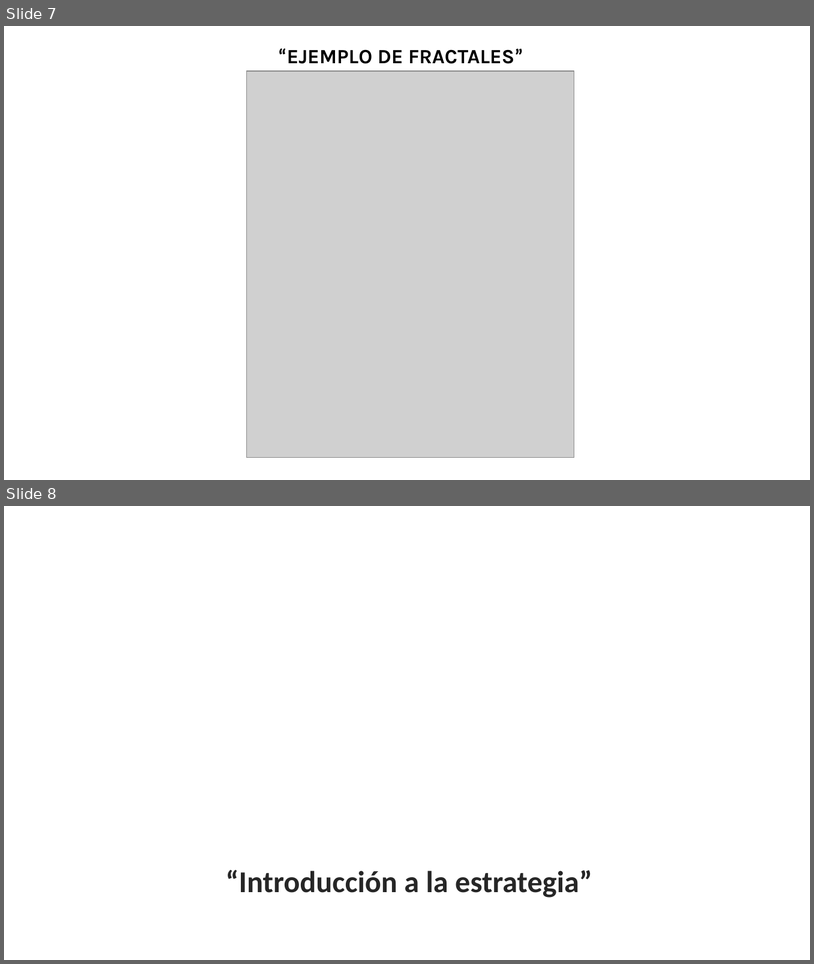
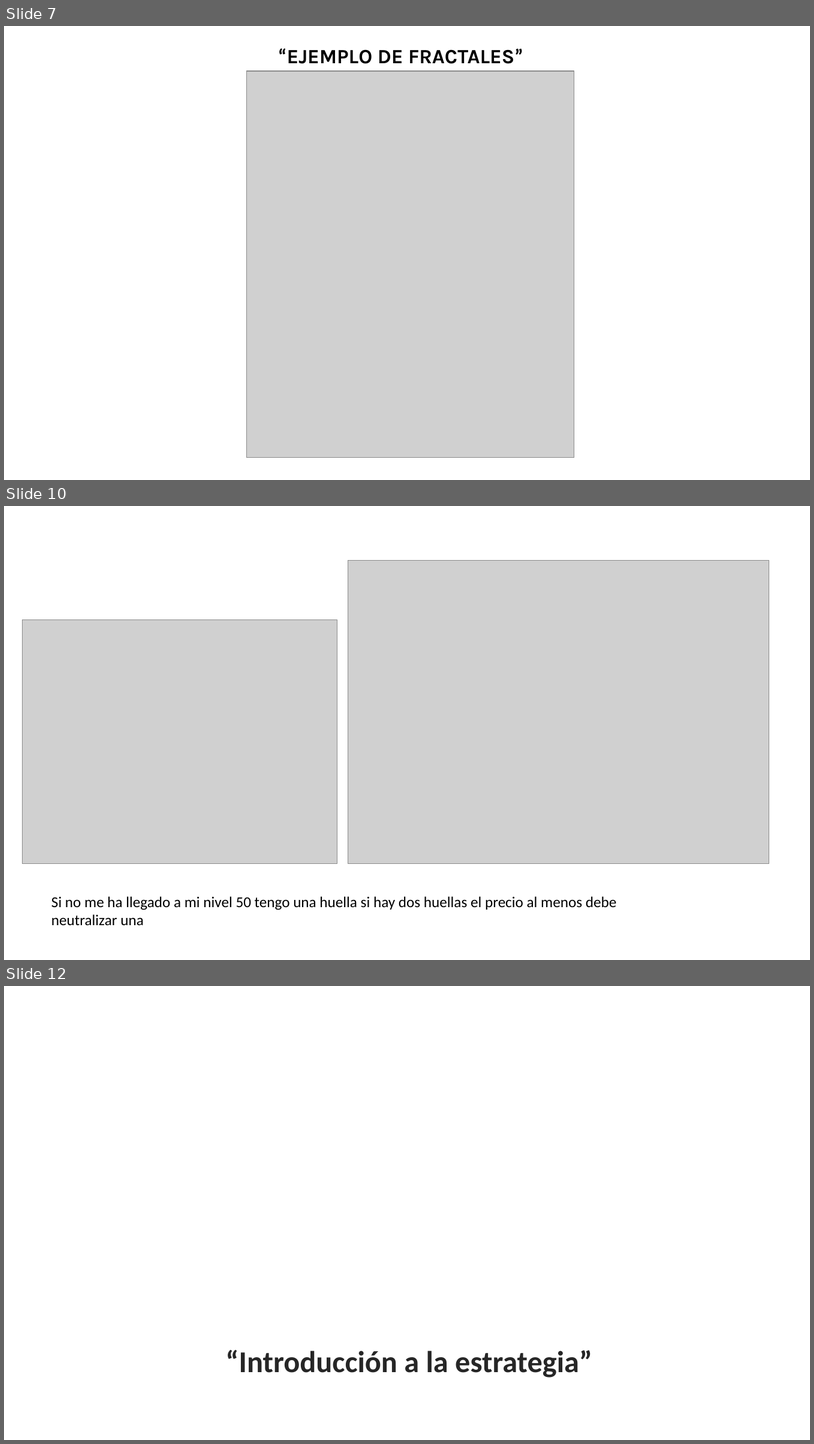
Before and after one commit to Edd1eware/Yields_Academy, a slide deck: Manual_YIELDS_ACADEMY.pptx. Shown one above the other, each under a label of ours: slides 7 and 8 before the commit, slides 7, 10 and 12 after it; the slides between them are not shown. The pictures are 814x964 and 814x1444 pixels, drawn with LibreOffice and Linux fonts; fonts in the diff are those of the drawing; grey boxes stand for pictures; background and template pictures are left out. Boxes give left, top, right and bottom in pixels: in the first picture for what was removed or moved away, otherwise in the second. Text is boxed around its words. In the diff, an @@ line names an element or a change of style, - is before the commit and + after.

Commit message:
huella

```diff
--- a/Manual_YIELDS_ACADEMY.pptx
+++ b/Manual_YIELDS_ACADEMY.pptx
@@ slide 10 added at (4, 506, 810, 960), background #FFFFFF @@
@@ picture added at (348, 561, 769, 863) @@
@@ picture added at (22, 620, 337, 864) @@
@@ text added at (51, 896, 617, 925), 18 pt, text #000000 @@
+Si no me ha llegado a mi nivel 50 tengo una huella si hay dos huellas el precio al menos debe neutralizar una
@@ what was slide 8 is now slide 12 @@
```
Also in this commit, not shown: 3 other slides added.
